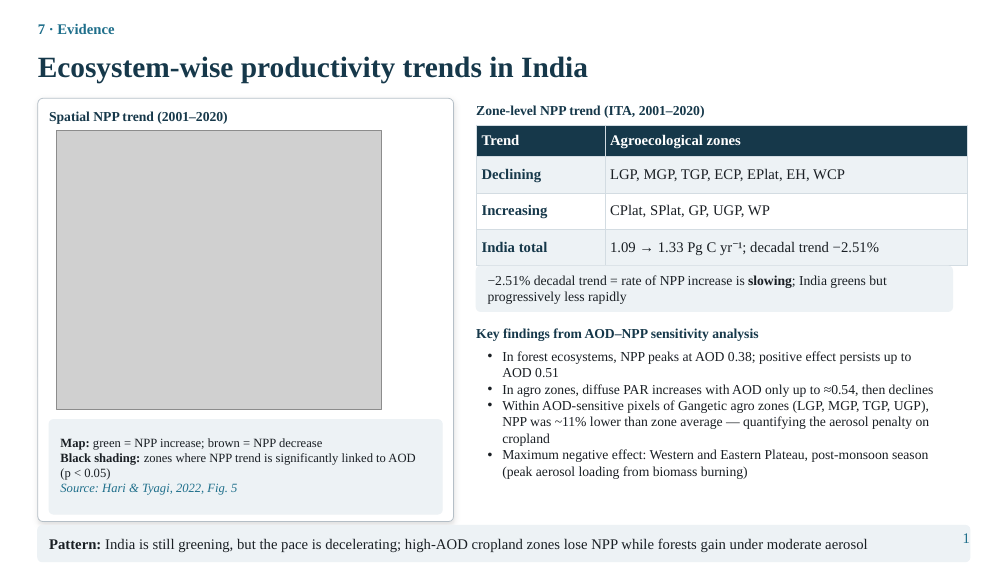
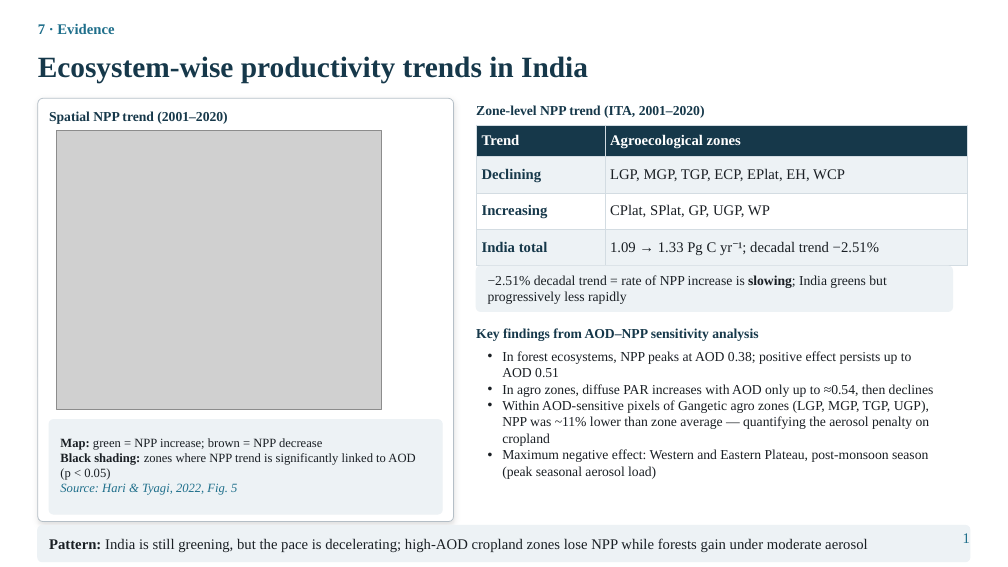
Before and after one commit to animesh270799-ctrl/meta, a slide deck: slide 1 of seminar/Hari_ecosystem_productivity_India.pptx. Drawn at 1008x567 pixels with LibreOffice and Linux fonts; fonts in the diff are those of the drawing; grey boxes stand for pictures. Boxes give left, top, right and bottom in pixels: in the first picture for what was removed or moved away, otherwise in the second. Text is boxed around its words. In the diff, an @@ line names an element or a change of style, - is before the commit and + after.

```diff
--- a/seminar/Hari_ecosystem_productivity_India.pptx
+++ b/seminar/Hari_ecosystem_productivity_India.pptx
@@ text at [502, 449, 928, 479]: text changed @@
-• Maximum negative effect: Western and Eastern Plateau, post-monsoon season (peak aerosol loading from biomass burning)
+• Maximum negative effect: Western and Eastern Plateau, post-monsoon season (peak seasonal aerosol load)
```
